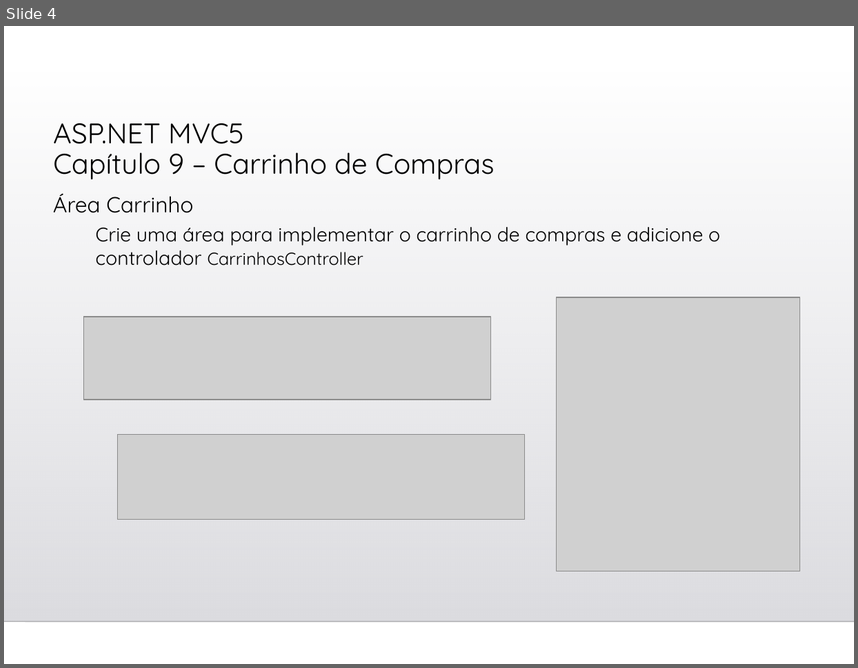
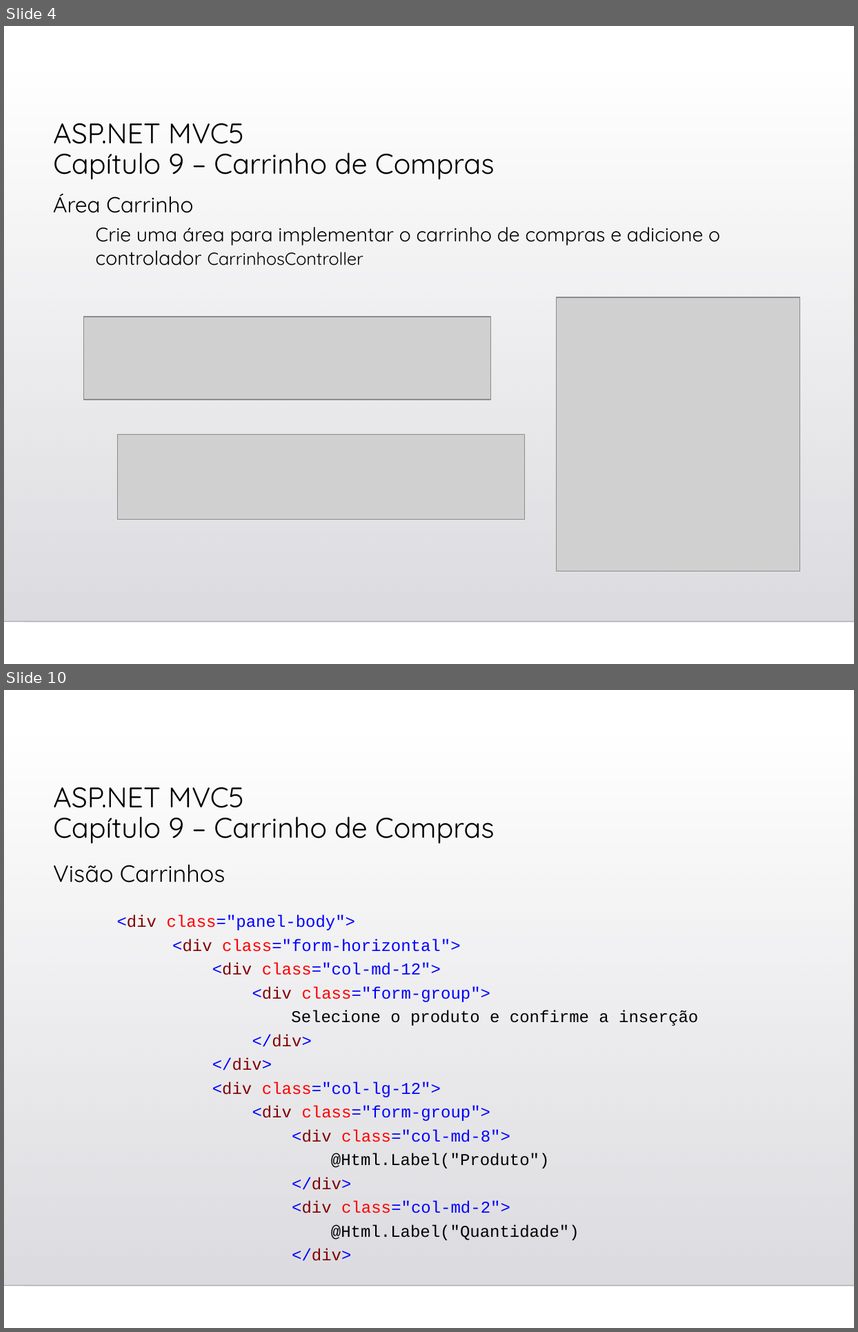
Before and after one commit to gasilvabr/ProjetoWeb2023, a slide deck: Cap09-Carrinho de Compras.ppt. Shown one above the other, each under a label of ours: slide 4 before the commit, slides 4 and 10 after it; the slides between them are not shown. The pictures are 858x668 and 858x1332 pixels, drawn with LibreOffice and Linux fonts; fonts in the diff are those of the drawing; grey boxes stand for pictures; background and template pictures are left out. Boxes give left, top, right and bottom in pixels: in the first picture for what was removed or moved away, otherwise in the second. Text is boxed around its words. In the diff, an @@ line names an element or a change of style, - is before the commit and + after.

```diff
--- a/Cap09-Carrinho de Compras.ppt
+++ b/Cap09-Carrinho de Compras.ppt
@@ slide 10 added at [4,690,854,1328], background picture (left out); not listed: 2 template elements that a slide beside it also shows @@
@@ title added at [53,787,495,843], 24 pt, text #000000 @@
+ASP.NET MVC5
+Capítulo 9 – Carrinho de Compras
@@ text added at [53,864,225,883], 20 pt, text #000000 @@
+Visão Carrinhos
@@ text added at [117,915,698,1261], 14 pt, text #0000FF @@
+<div class="panel-body">
+<div class="form-horizontal">
+<div class="col-md-12">
+<div class="form-group">
+Selecione o produto e confirme a inserção
+</div>
+</div>
+<div class="col-lg-12">
+<div class="form-group">
+<div class="col-md-8">
+@Html.Label("Produto")
+</div>
+<div class="col-md-2">
+@Html.Label("Quantidade")
+</div>
```
Also in this commit, not shown: 2 slides changed, 9 other slides added, 4 other files.
